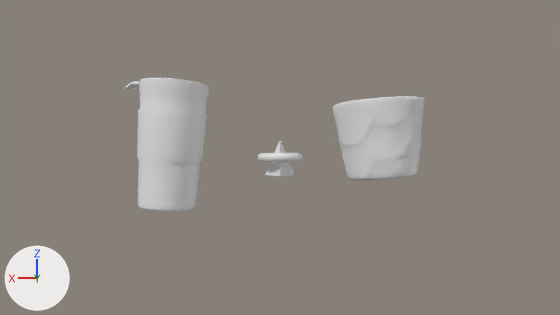
A saved change to the Blender file blender-files/BWE_START_SINGLE_SCENE.blend.
Rendered twice from the file's camera 'Camera'. The lights are fixed; the arrows at lower left show +X, +Y and +Z.

The first picture shows 'Torus', 'Trig', 'coffee-small', 'pot'.
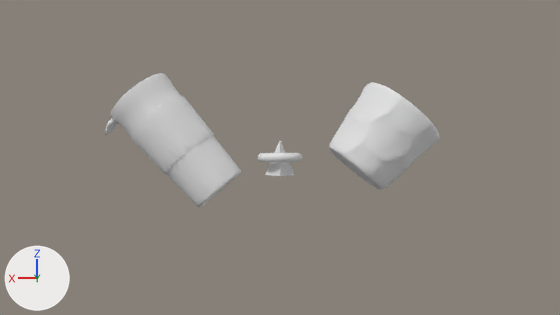
Pixel boxes [x1, y1, x2, y2] of what changed, in the pictures (560 x 315 px):
'coffee-small', turned
    before: [124, 78, 209, 211]
    after: [105, 73, 241, 207]
'pot', turned
    before: [333, 96, 425, 181]
    after: [329, 82, 440, 190]

Edits to the bpy script that builds the scene:
```text
Change ob_coffee_small:
    ob_coffee_small.rotation_euler: (0.0, -0.0644, 0.0) -> (0.0, 0.714, 0.0)  # degrees (0, -3.7, 0) -> degrees (0, 41, 0)
Change ob_pot:
    ob_pot.rotation_euler: (0.0, 0.0807, 0.0) -> (0.0, -0.689, 0.0)  # degrees (0, 4.6, 0) -> degrees (0, -39, 0)
```
